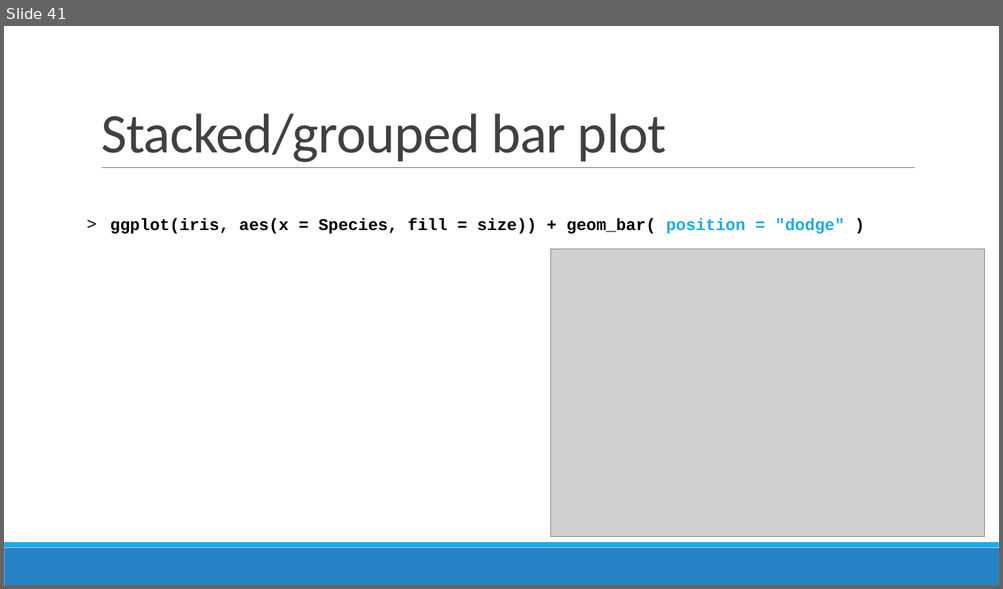
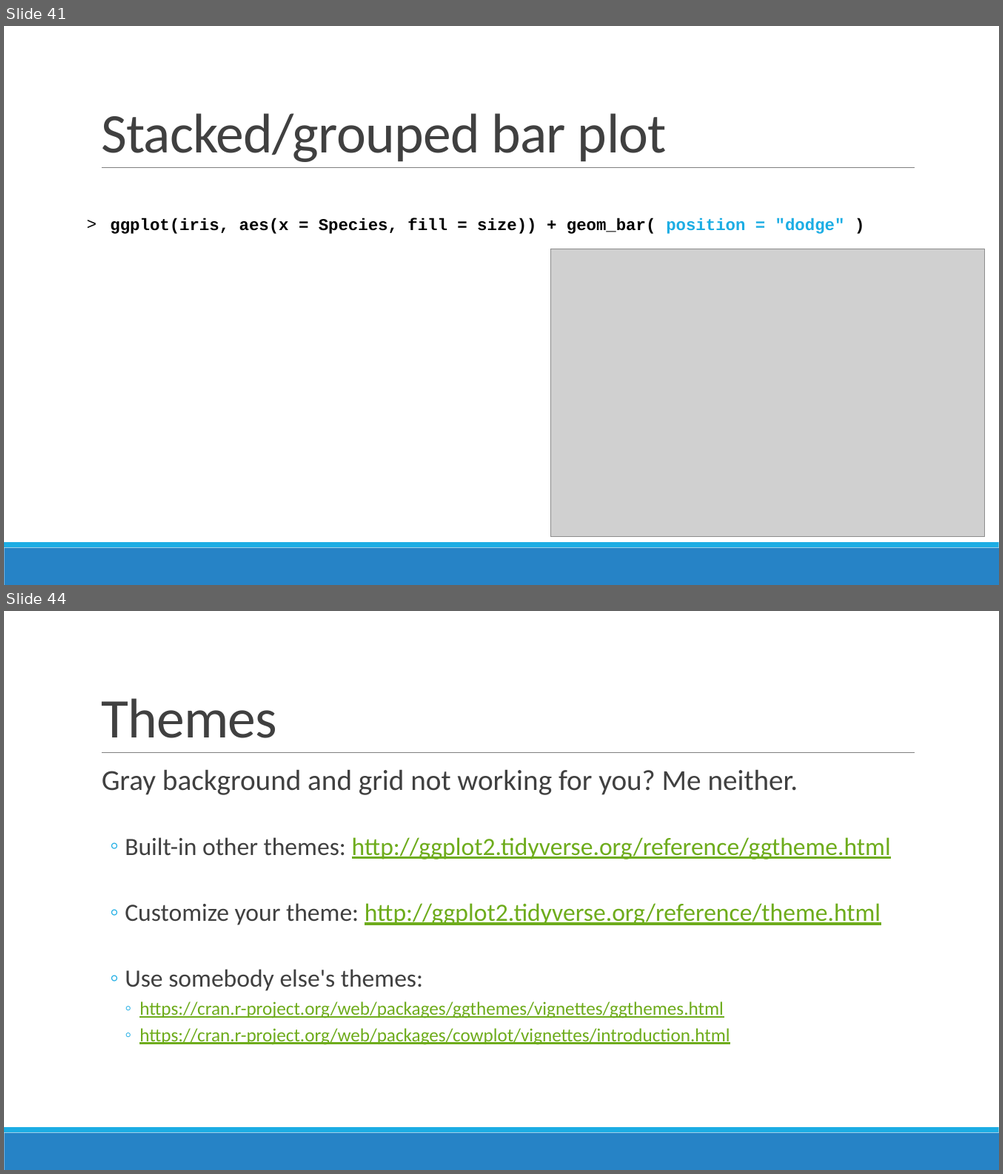
Before and after one commit to sjspielman/bio5312_fall2017, a slide deck: slides/day2_intro_to_tidyverse.pptx. Shown one above the other, each under a label of ours: slide 41 before the commit, slides 41 and 44 after it; the slides between them are not shown. The pictures are 1003x589 and 1003x1174 pixels, drawn with LibreOffice and Linux fonts; fonts in the diff are those of the drawing; grey boxes stand for pictures. Boxes give left, top, right and bottom in pixels: in the first picture for what was removed or moved away, otherwise in the second. Text is boxed around its words. In the diff, an @@ line names an element or a change of style, - is before the commit and + after.

```diff
--- a/slides/day2_intro_to_tidyverse.pptx
+++ b/slides/day2_intro_to_tidyverse.pptx
@@ slide 44 added at box(4, 611, 999, 1170), background #FFFFFF; not listed: 3 template elements that a slide beside it also shows @@
@@ title added at box(101, 698, 277, 738), 54 pt, text #404040 @@
+Themes
@@ text added at box(102, 769, 891, 1045), 24 pt, text #6EAC1C, underline @@
+  Gray background and grid not working for you? Me neither.
+  ◦ Built-in other themes: http://ggplot2.tidyverse.org/reference/ggtheme.html
+  ◦ Customize your theme: http://ggplot2.tidyverse.org/reference/theme.html
+  ◦ Use somebody else's themes:
+    ◦ https://cran.r-project.org/web/packages/ggthemes/vignettes/ggthemes.html
+    ◦ https://cran.r-project.org/web/packages/cowplot/vignettes/introduction.html
```
Also in this commit, not shown: 2 slides changed, 9 other files.
